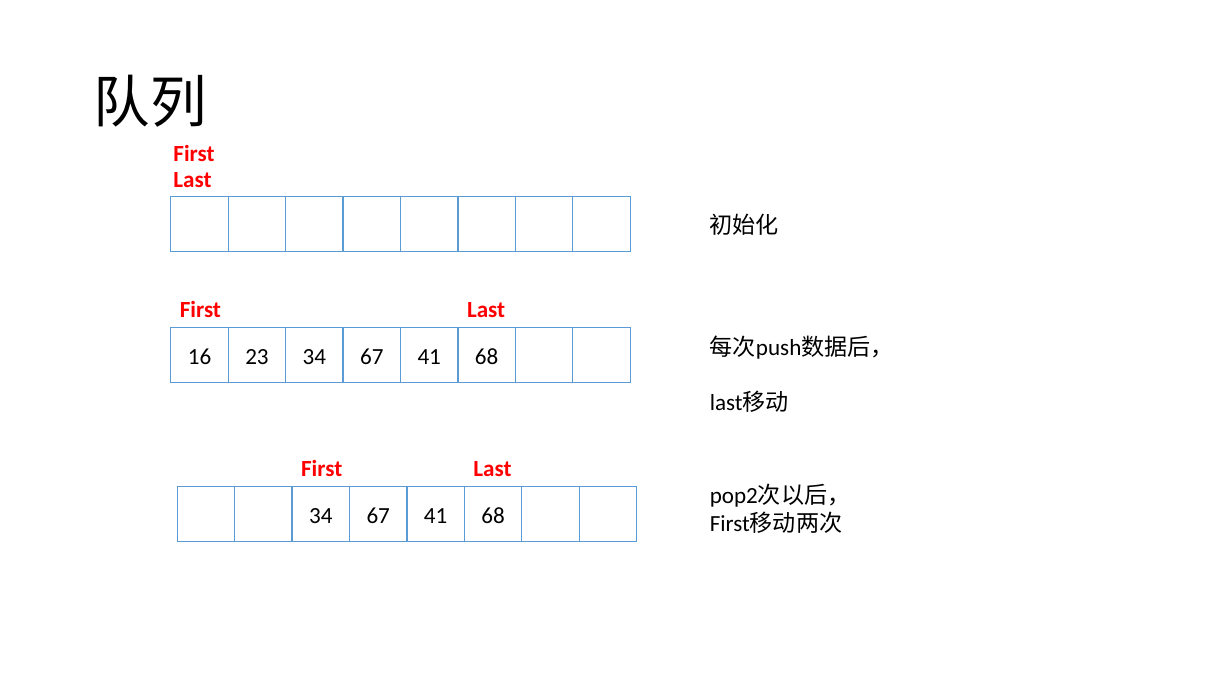
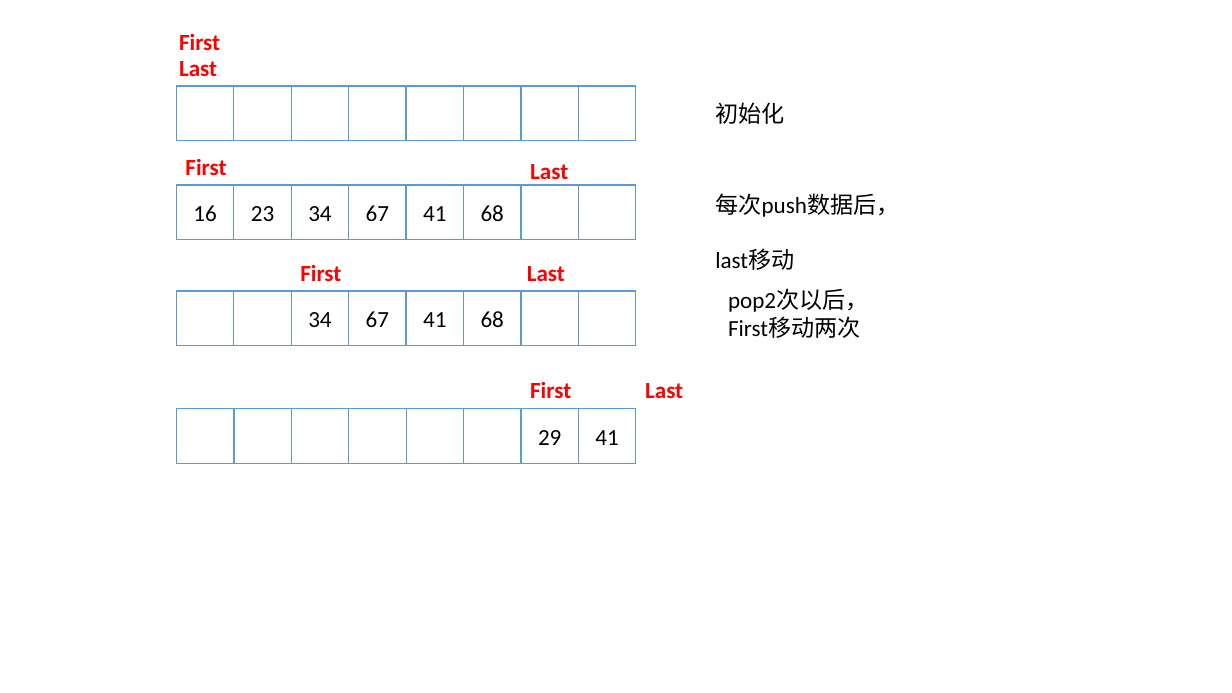
Before and after one commit to Waynefn/cpp_ds_algo, a slide deck: slide 9 of ppt.pptx (slide 4 before the commit). Drawn at 1232x693 pixels with LibreOffice and Linux fonts; fonts in the diff are those of the drawing. Boxes give left, top, right and bottom in pixels: in the first picture for what was removed or moved away, otherwise in the second. Text is boxed around its words. In the diff, an @@ line names an element or a change of style, - is before the commit and + after.

```diff
--- a/ppt.pptx
+++ b/ppt.pptx
@@ title removed at [94,74,207,127] @@
-队列
@@ 8 rectangles, 3 texts: place and size @@
-8 rectangles, 3 texts at [171,145,779,251]
+8 rectangles, 3 texts at [177,34,784,140]
@@ text "Last" rewrapped from [467,302,505,317] to [530,164,568,186] @@
@@ 8 rectangles, 2 texts: place and size @@
-8 rectangles, 2 texts at [171,301,894,412]
+8 rectangles, 2 texts at [177,159,899,270]
@@ text "Last": place and size @@
-text "Last" at [473,461,511,476]
+text "Last" at [527,266,565,281]
@@ 8 rectangles, 1 text: place and size @@
-8 rectangles, 1 text at [177,460,637,542]
+8 rectangles, 1 text at [177,265,636,346]
@@ text "pop2次以后， First移动两次": place and size @@
-text "pop2次以后， First移动两次" at [710,484,851,533]
+text "pop2次以后， First移动两次" at [728,288,869,338]
@@ text added at [530,382,571,398], 18 pt, text #FF0000, bold @@
+First
@@ text added at [645,383,683,398], 18 pt, text #FF0000, bold @@
+Last
@@ group added at [177,409,636,463]: 8 rectangles @@
+29
+41
```
Also in this commit, not shown: 5 other slides changed, 8 slides added, 3 other files.
